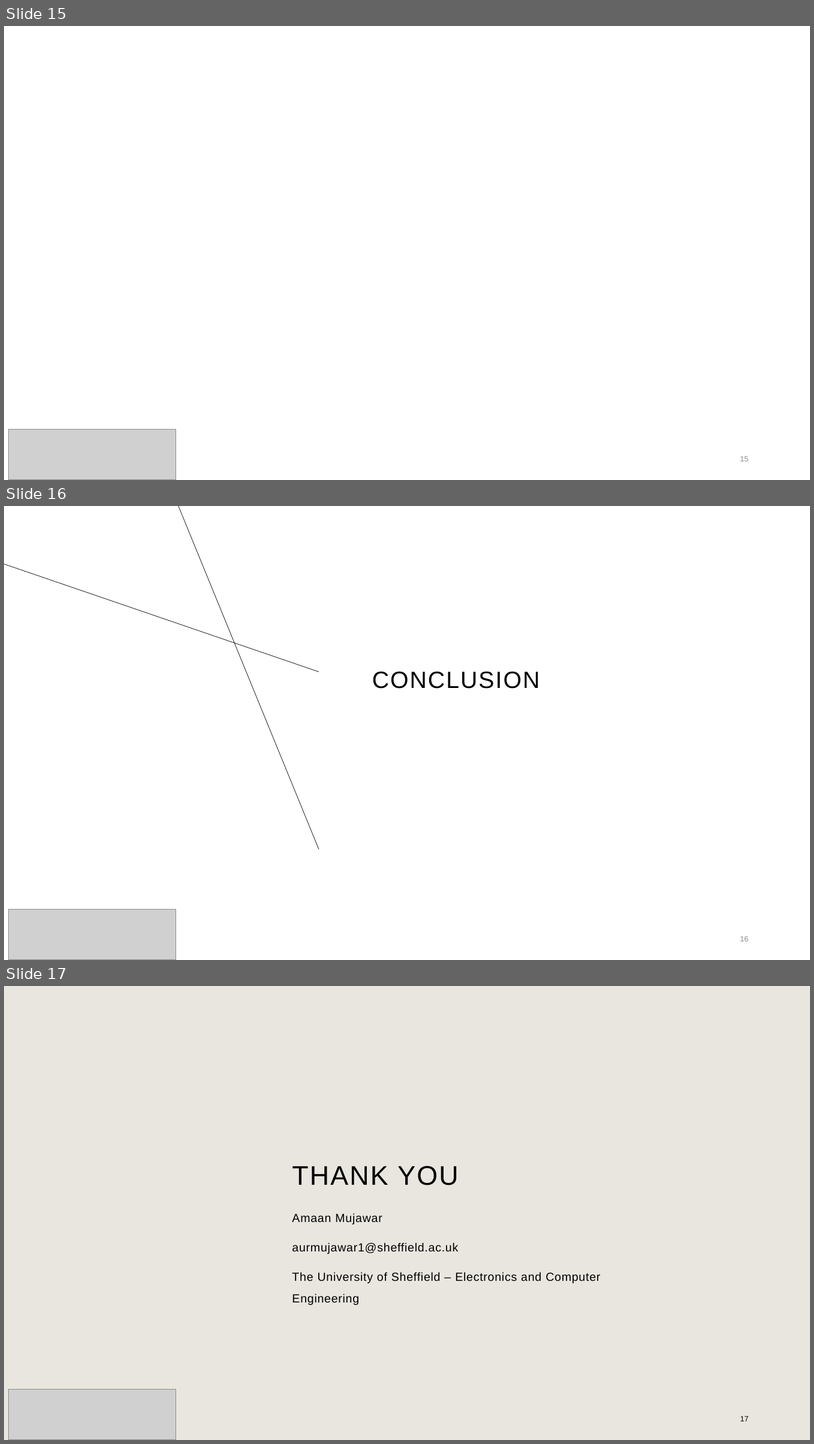
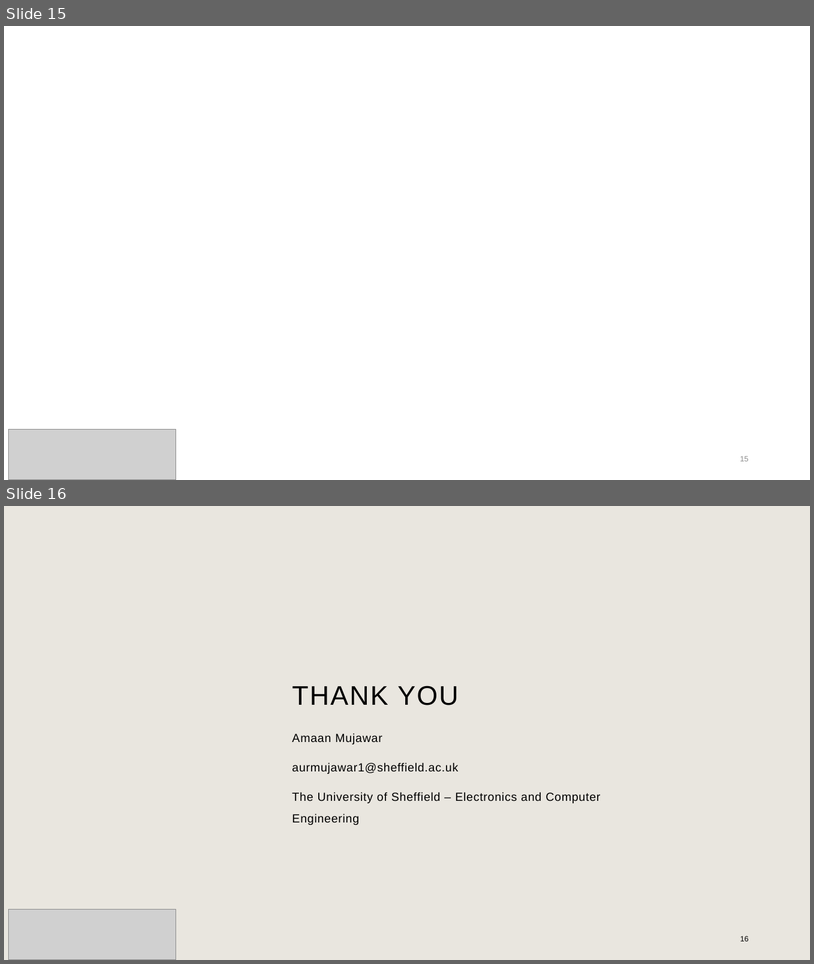
Before and after one commit to AmaanMujawar/EEE381_IIP-Hardware-Accelerator-for-RISCV-Processor, a slide deck: Documents/Public Engagement/PublicEngagementActivity.pptx. Shown one above the other, each under a label of ours: slides 15, 16 and 17 before the commit, slides 15 and 16 after it. The pictures are 814x1444 and 814x964 pixels, drawn with LibreOffice and Linux fonts; fonts in the diff are those of the drawing; grey boxes stand for pictures; background and template pictures are left out. Boxes give left, top, right and bottom in pixels: in the first picture for what was removed or moved away, otherwise in the second. Text is boxed around its words. In the diff, an @@ line names an element or a change of style, - is before the commit and + after.

Commit message:
[PublicEngagement] Completed slides structure pending image screenshots of waveforms and testing

```diff
--- a/Documents/Public Engagement/PublicEngagementActivity.pptx
+++ b/Documents/Public Engagement/PublicEngagementActivity.pptx
@@ slide 16 removed at (4, 506, 810, 960), background #FFFFFF @@
@@ line removed from (319, 849) to (179, 506) @@
@@ line removed from (319, 672) to (4, 564) @@
@@ title removed at (372, 671, 540, 688) @@
-CONCLUSION
@@ picture removed at (8, 909, 176, 960) @@
@@ page number removed at (740, 936, 749, 941) @@
-16
@@ what was slide 17 is now slide 16 @@
@@ page number at (741, 936, 749, 941): text changed @@
-17
+16
```
Also in this commit, not shown: 9 slides changed, 2 slides added, 2 other slides removed.
